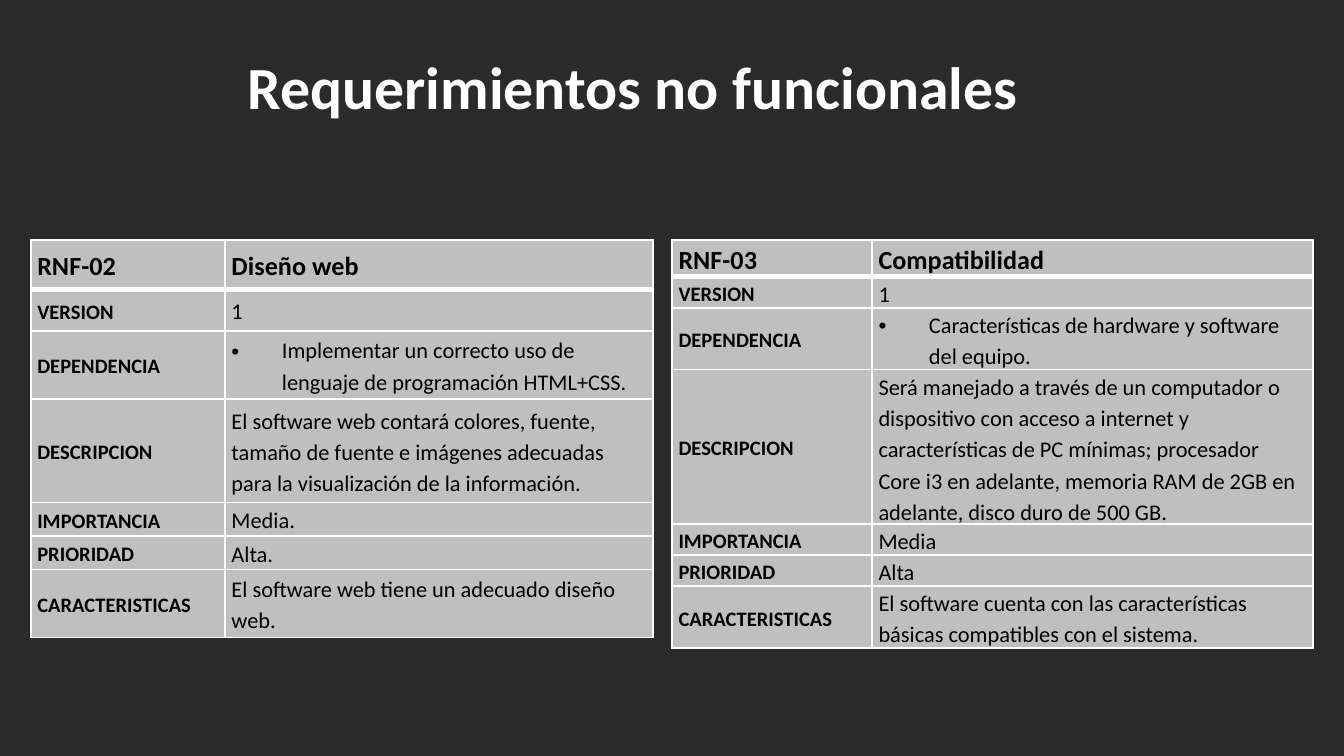
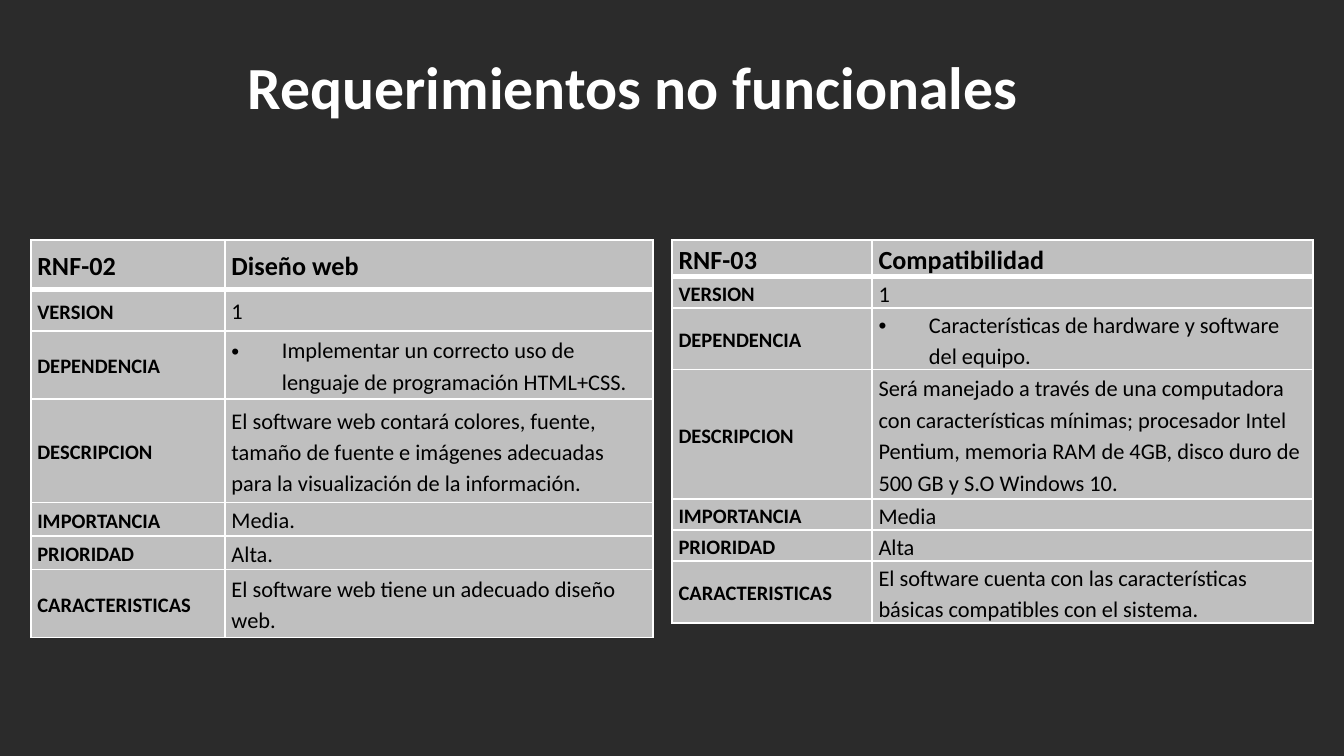
Before and after one commit to teamfsteelsystem/ProyectoFSS, a slide deck: slide 9 of Descripcion FSS/ExpoOficialFSS.pptx. Drawn at 1344x756 pixels with LibreOffice and Linux fonts; fonts in the diff are those of the drawing; background and template pictures are left out; a plain dark background stands for a picture behind light text. Boxes give left, top, right and bottom in pixels: in the first picture for what was removed or moved away, otherwise in the second. Text is boxed around its words. In the diff, an @@ line names an element or a change of style, - is before the commit and + after.

```diff
--- a/Descripcion FSS/ExpoOficialFSS.pptx
+++ b/Descripcion FSS/ExpoOficialFSS.pptx
@@ table at bbox=[672, 239, 1313, 627] @@
-row 4, column 2: Será manejado a través de un computador o dispositivo con acceso a internet y características de PC mínimas; procesador Core i3 en adelante, memoria RAM de 2GB en adelante, disco duro de 500 GB.
+row 4, column 2: Será manejado a través de una computadora con características mínimas; procesador Intel Pentium, memoria RAM de 4GB, disco duro de 500 GB y S.O Windows 10.
```
Also in this commit, not shown: 8 other slides changed.
